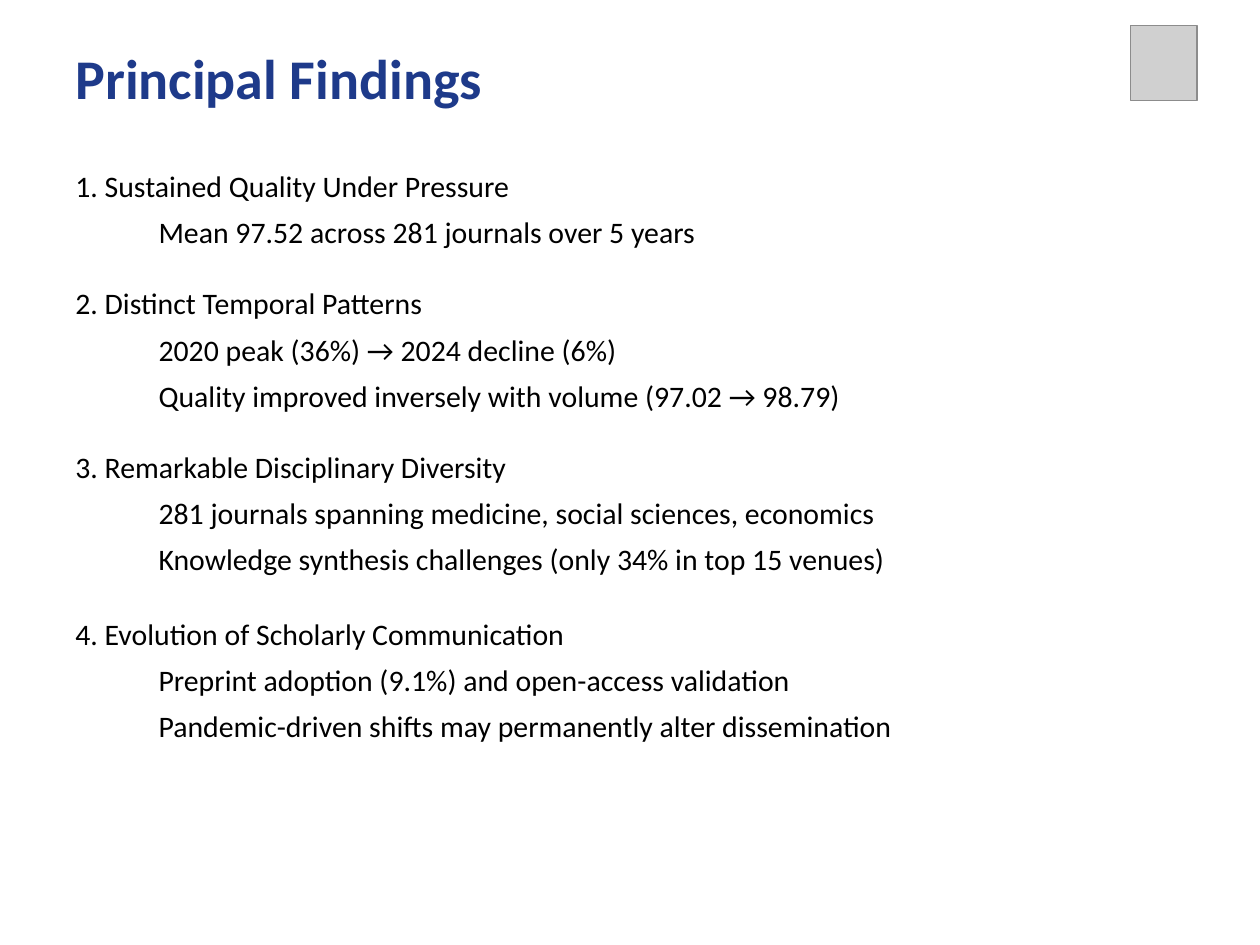
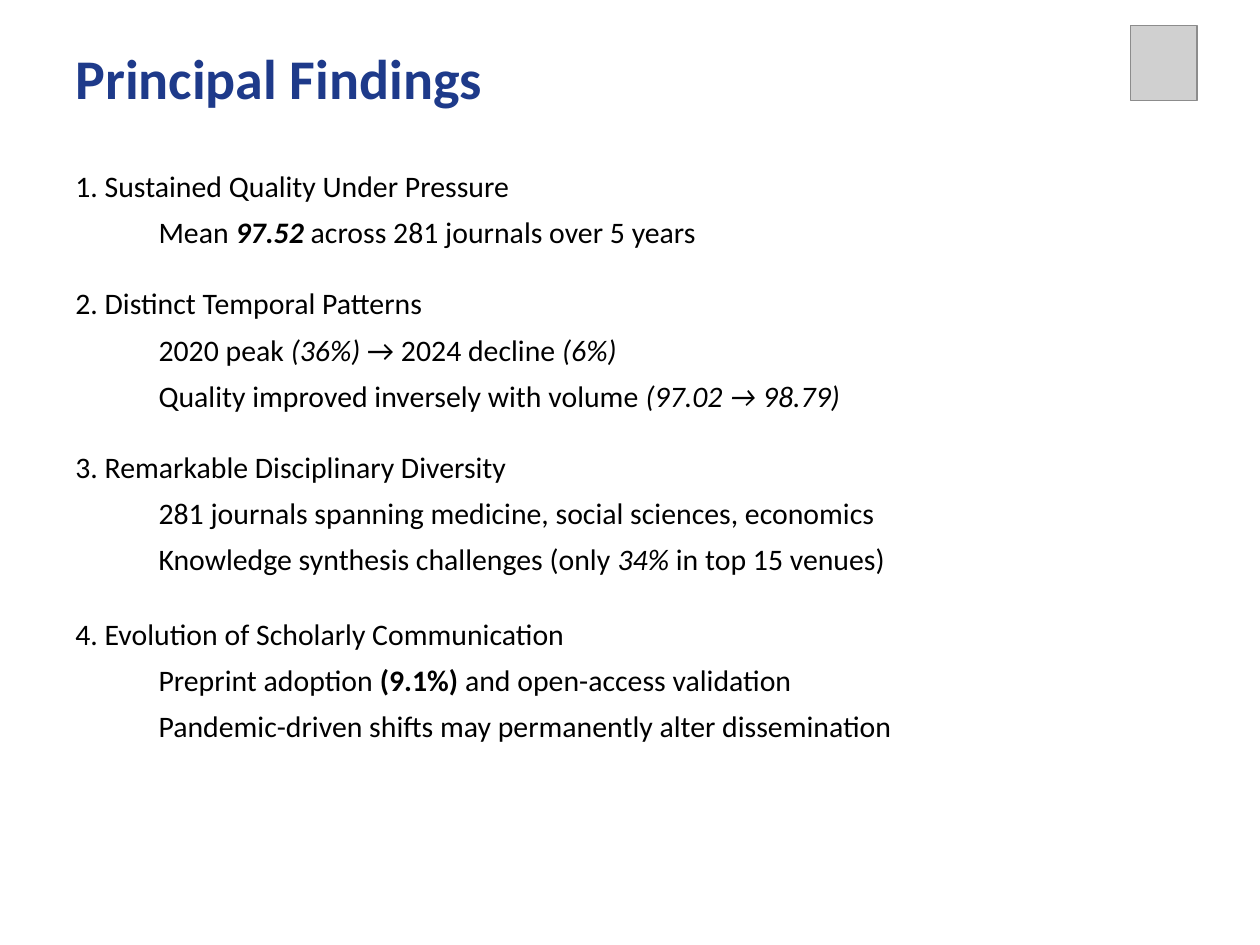
Before and after one commit to eskgyimah/Capstone, a slide deck: slide 8 of PRESENTATION/CAPSTONE_PRESENTATION.pptx. Drawn at 1260x945 pixels with LibreOffice and Linux fonts; fonts in the diff are those of the drawing; grey boxes stand for pictures. Boxes give left, top, right and bottom in pixels: in the first picture for what was removed or moved away, otherwise in the second. Text is boxed around its words. In the diff, an @@ line names an element or a change of style, - is before the commit and + after.

```diff
--- a/PRESENTATION/CAPSTONE_PRESENTATION.pptx
+++ b/PRESENTATION/CAPSTONE_PRESENTATION.pptx
@@ text at (159,222,885,696): bold on in "97.52", "(9.1%)"; italic on in "97.52", "(36%) (6%)", "(97.02 → 98.79)", "34%" @@
```
Also in this commit, not shown: 3 other slides changed, 3 other files.
